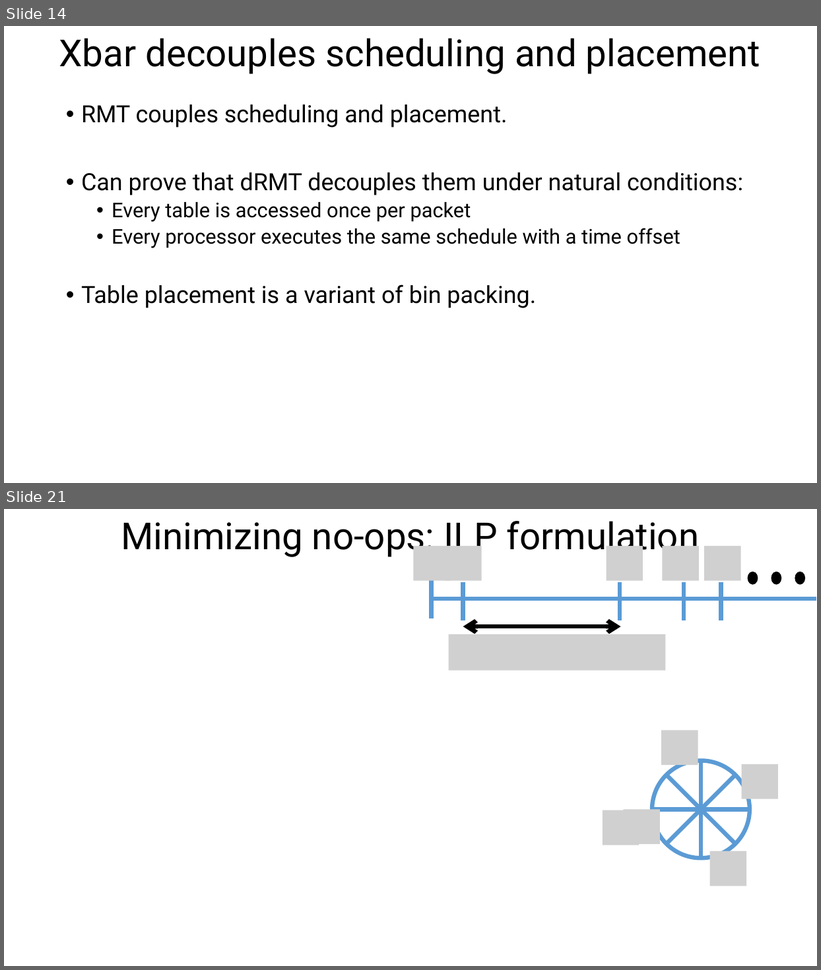
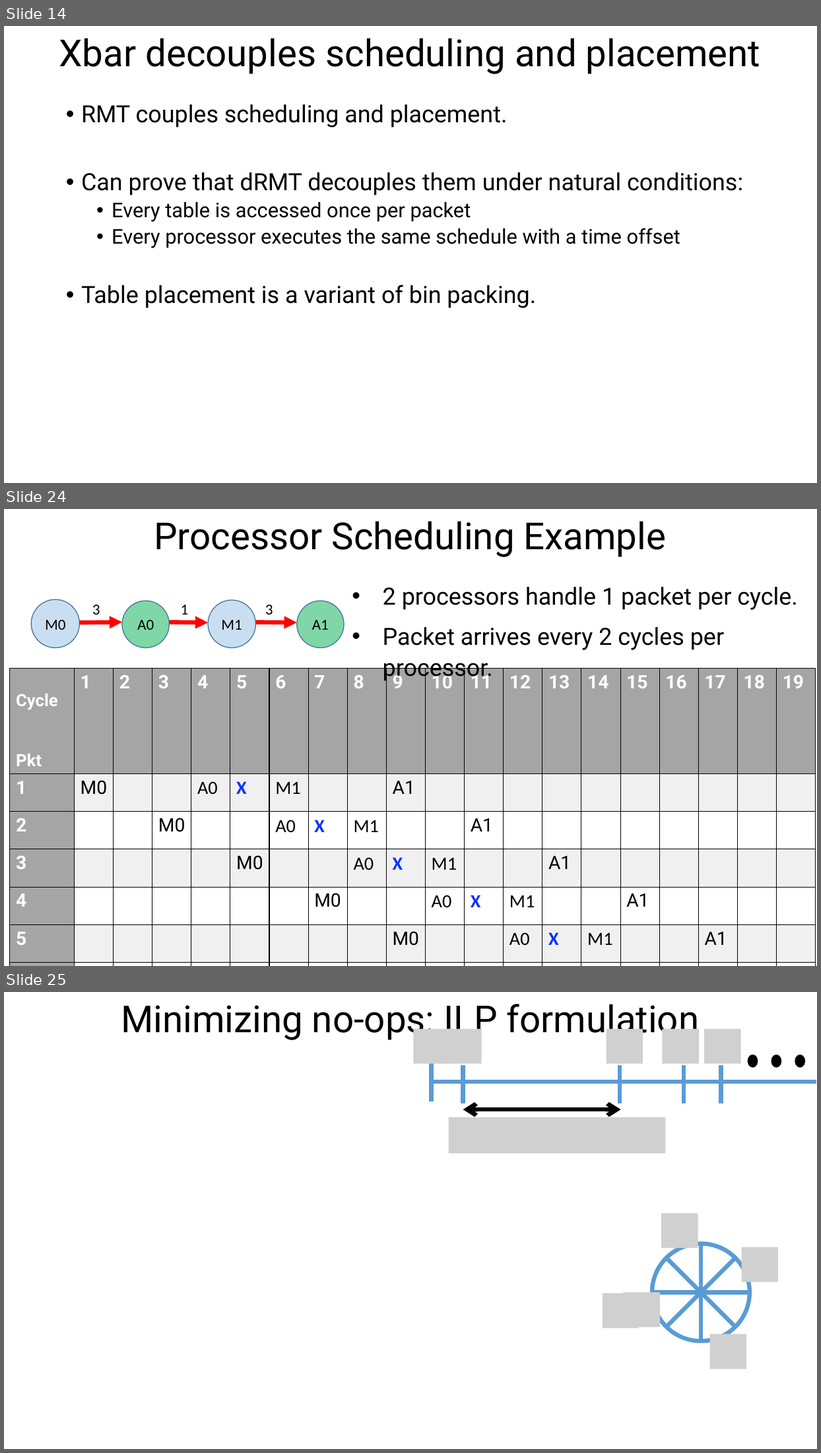
Before and after one commit to anirudhSK/drmt_talk, a slide deck: drmt_sigcomm.pptx. Shown one above the other, each under a label of ours: slides 14 and 21 before the commit, slides 14, 24 and 25 after it; the slides between them are not shown. The pictures are 821x970 and 821x1453 pixels, drawn with LibreOffice and Linux fonts; fonts in the diff are those of the drawing; grey boxes stand for pictures. Boxes give left, top, right and bottom in pixels: in the first picture for what was removed or moved away, otherwise in the second. Text is boxed around its words. In the diff, an @@ line names an element or a change of style, - is before the commit and + after.

Commit message:
Shay's better straight-line DAG to illustrate scheduling
M0-3->A0-1->M1-3->A2

```diff
--- a/drmt_sigcomm.pptx
+++ b/drmt_sigcomm.pptx
@@ slide 24 added at box(4, 509, 817, 966), background #FFFFFF @@
@@ title added at box(154, 521, 667, 557), 44 pt, text #000000 @@
+Processor Scheduling Example
@@ text added at box(383, 587, 798, 650), 28 pt, text #000000 @@
+  • 2 processors handle 1 packet per cycle.
+  • Packet arrives every 2 cycles per processor.
@@ ellipse added at box(32, 600, 80, 648), fill #5B9BD5 at 32% opacity, outline #43739E 1 pt, 18 pt, text #000000 @@
+M0
@@ text added at box(92, 605, 100, 615), 18 pt, text #000000 @@
+3
@@ ellipse added at box(122, 601, 169, 648), fill #00B050 at 50% opacity, outline #43739E 1 pt, 18 pt, text #000000 @@
+A0
@@ text added at box(181, 605, 189, 615), 18 pt, text #000000 @@
+1
@@ ellipse added at box(208, 600, 255, 648), fill #5B9BD5 at 32% opacity, outline #43739E 1 pt, 18 pt, text #000000 @@
+M1
@@ text added at box(265, 605, 273, 615), 18 pt, text #000000 @@
+3
@@ ellipse added at box(297, 601, 344, 648), fill #00B050 at 50% opacity, outline #43739E 1 pt, 18 pt, text #000000 @@
+A1
@@ arrow added from (80, 623) to (122, 623), #FF0000 5 pt @@
@@ arrow added from (169, 623) to (208, 623), #FF0000 5 pt @@
@@ arrow added from (256, 623) to (297, 623), #FF0000 5 pt @@
@@ table added at box(10, 668, 816, 964), 7 rows, 20 columns @@
+Cycle / Pkt | 1 | 2 | 3 | 4 | 5 | 6 | 7 | 8 | 9 | 10 | 11 | 12 | 13 | 14 | 15 | 16 | 17 | 18 | 19
+1 | M0 |  |  | A0 | X | M1 |  |  | A1 |  |  |  |  |  |  |  |  |  | 
+2 |  |  | M0 |  |  | A0 | X | M1 |  |  | A1 |  |  |  |  |  |  |  | 
+3 |  |  |  |  | M0 |  |  | A0 | X | M1 |  |  | A1 |  |  |  |  |  | 
+4 |  |  |  |  |  |  | M0 |  |  | A0 | X | M1 |  |  | A1 |  |  |  | 
+5 |  |  |  |  |  |  |  |  | M0 |  |  | A0 | X | M1 |  |  | A1 |  | 
+6 |  |  |  |  |  |  |  |  |  |  | M0 |  |  | A0 | X | M1 |  |  | A1
@@ what was slide 21 is now slide 25 @@
```
Also in this commit, not shown: 6 slides changed, 3 other slides added.
